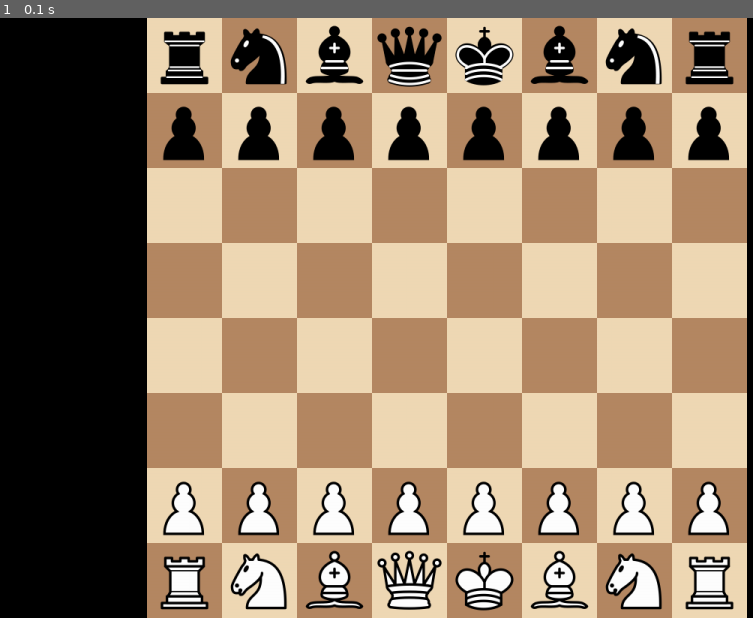
Above: before the commit, frame 1.
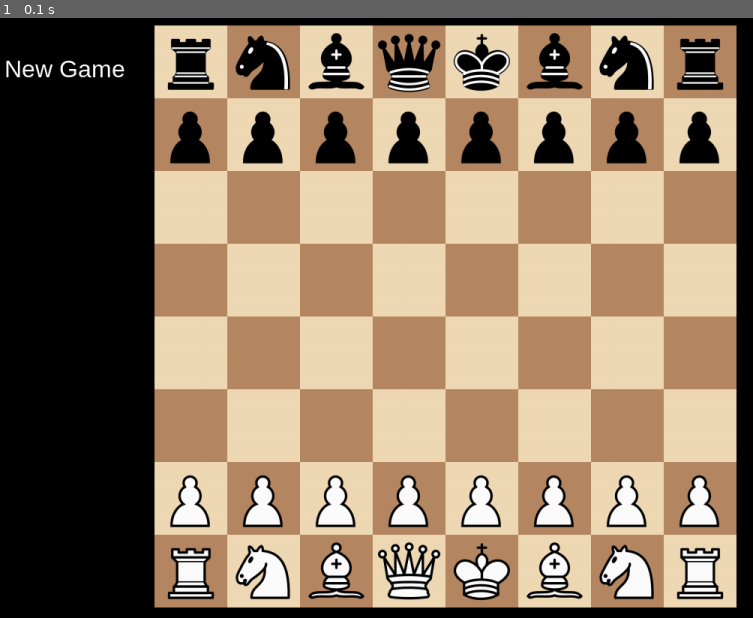
Above: after the commit, the same moment.

Repository: Times0/ChessGame
Game: pygame game, started from main.py
The game is run twice, just before and just after one commit, with the same random seed, the same clock (stepped at 60 frames per second) and the same inputs.
Inputs:
- Up to frame 1 (0.1 s): no input

The runs differ from the first frame. In frame 1, 23% of the frame differs, in the area x 0-100%, y 0-100%.

Commit message:
clean base version, need more buttons for Ai

Diff:
--- a/Board_ui.py
+++ b/Board_ui.py
@@ -5,15 +5,16 @@
 
 from fonctions import isInbounds
 
+PADDING_WIDTH = 150
+PADDING_HEIGHT = 10
+
 
 def get_x_y_w_h():
     W, H = pygame.display.get_surface().get_size()
-    m = min(W, H)
-    w = m
-    h = m
-    x = (W - w) // 2
-    y = (H - w) // 2
-    return x, y, w, h
+    m = min(W - 2 * PADDING_WIDTH, H - 2 * PADDING_HEIGHT)
+    x = (W - m) // 2
+    y = (H - m) // 2
+    return x, y, m, m
 
 
 def coord_from_pos(coord_x, coord_y) -> Tuple[int, int]:
--- a/Game.py
+++ b/Game.py
@@ -1,7 +1,8 @@
 import Button
-from Board_ui import Board, get_x_y_w_h,pygame
+from Board_ui import Board, get_x_y_w_h, pygame
 from Logic import Logic, Color
 from constants import *
+from tools.button import TextButton
 
 
 class Game:
@@ -12,8 +13,13 @@
         self.board.update(self.logic)
 
         self.current_piece_legal_moves = []
+        self.game_on = True
 
-        self.game_on = True
+
+        # Buttons
+        self.buttons = []
+        self.btn_new_game = TextButton("New Game", 10, 50, pygame.font.SysFont("Arial", 32), WHITE)
+        self.buttons.append(self.btn_new_game)
 
     def run(self):
         clock = pygame.time.Clock()
@@ -23,9 +29,12 @@
             self.draw()
 
     def events(self):
-        for event in pygame.event.get():
+        events = pygame.event.get()
+        for event in events:
             if event.type == pygame.QUIT:
                 self.game_on = False
+
+            self.check_buttons(events)
 
             if event.type == pygame.MOUSEBUTTONDOWN and event.button == 1:
                 pos = pygame.mouse.get_pos()
@@ -47,9 +56,20 @@
                             self.logic.real_move(self.board.clicked_piece_coord + move + (c,))
                             self.board.update(self.logic)
 
+    def check_buttons(self, events):
+        for event in events:
+            if event.type == pygame.MOUSEBUTTONDOWN and event.button == 1:
+                pos = pygame.mouse.get_pos()
+                if self.btn_new_game.tick():
+                    self.logic = Logic(STARTINGPOSFEN)
+                    self.board.update(self.logic)
+                    self.current_piece_legal_moves = []
+
     def draw(self):
         self.win.fill(BLACK)
         self.board.draw(self.win, self.current_piece_legal_moves, *get_x_y_w_h())
+        for button in self.buttons:
+            button.draw(self.win)
         pygame.display.flip()
 
     def select(self, pos):
--- a/Logic.py
+++ b/Logic.py
@@ -32,10 +32,9 @@
             self.load_fen(fen)
         else:
             raise ArithmeticError
-        self.mark = list()  # en passant
-
+        self.mark = list()
+        self.fen = fen
         self.state = State.GAMEON
-        self.fen = self.get_fen()
 
     def load_fen(self, fen) -> None:
         board = []
--- a/bot.py
+++ b/bot.py
@@ -1,7 +1,7 @@
 import time
 from random import choice
 
-from Logic import Logic
+from Logic import Logic, Color, State
 
 "https://youtu.be/l-hh51ncgDI"
 
@@ -29,16 +29,16 @@
 
     # minimax with pruning (faster)
     def minmax_alpha_beta(self, logic, depth, alpha, beta, maximizing, force_continue: bool, debug=False):
-        color = "white" if maximizing else "black"
+        color = "white" if maximizing else Color.BLACK
 
         logic.update_game_state(color)
         if debug:
             print(f"Here is the board after the move : \n {logic} \n {logic.state=}\n {maximizing=} \n\n")
-        if logic.state == "whitewins":
+        if logic.state == State.WHITEWINS:
             return 1000, None
-        elif logic.state == "blackwins":
+        elif logic.state == State.BLACKWINS:
             return -1000, None
-        elif logic.state == "draw":
+        elif logic.state == State.DRAW:
             return 0, None
         if (depth <= 0 and not force_continue) or depth < -2:
             return logic.get_static_eval(), None
@@ -66,7 +66,7 @@
                 return max_evaluation, best_move
             else:
                 min_evaluation = 1000
-                possible_moves = logic.ordered_legal_moves("black")
+                possible_moves = logic.ordered_legal_moves(Color.BLACK)
                 if debug:
                     print(f"{possible_moves=}")
                 for move in possible_moves:
@@ -96,7 +96,7 @@
         allevals = []
         if maximizing:
             max_evaluation = -1000
-            possible_moves = logic.ordered_legal_moves("white")
+            possible_moves = logic.ordered_legal_moves(Color.WHITE)
             for move in possible_moves:
                 virtual = Logic(fen=logic.get_fen())
 
@@ -121,7 +121,7 @@
             return choice(all_best_eval_moves)
         else:
             min_evaluation = 1000
-            possible_moves = logic.ordered_legal_moves("black")
+            possible_moves = logic.ordered_legal_moves(Color.BLACK)
             for move in possible_moves:
                 virtual = Logic(fen=logic.get_fen())
 
--- /dev/null
+++ b/tools/button.py
@@ -0,0 +1,21 @@
+import pygame
+
+
+class TextButton(pygame.sprite.Sprite):
+    def __init__(self, text, x, y, font, font_color):
+        super().__init__()
+        self.text = text
+        self.x = x
+        self.y = y
+        self.font = font
+        self.text_surface = self.font.render(self.text, True, font_color)
+        self.rect = self.text_surface.get_rect(topleft=(x, y))
+
+    def tick(self) -> bool:
+        return self.isMouseOn(pygame.mouse.get_pos())
+
+    def isMouseOn(self, pos) -> bool:
+        return self.rect.collidepoint(*pos)
+
+    def draw(self, screen):
+        screen.blit(self.text_surface, (self.x, self.y))
